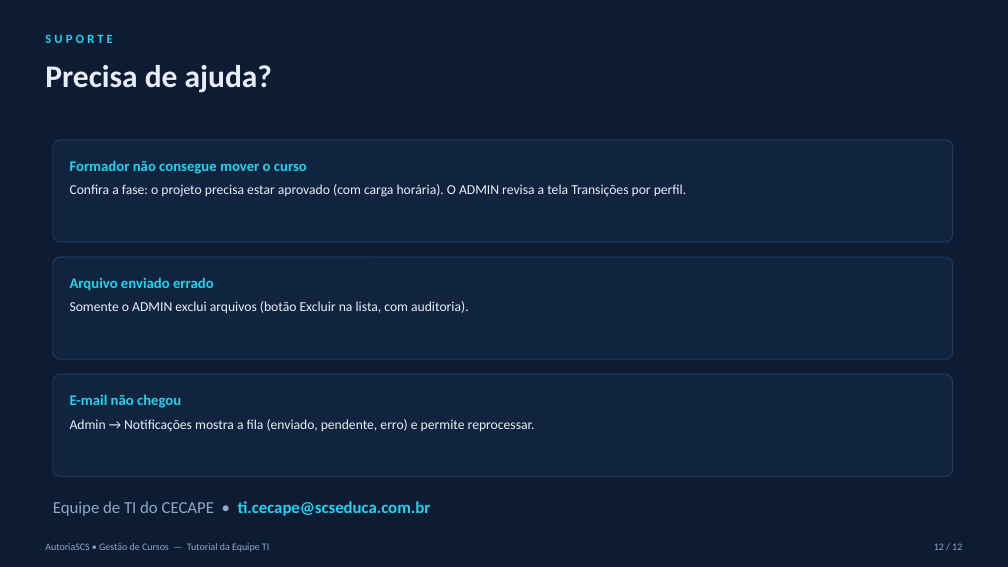
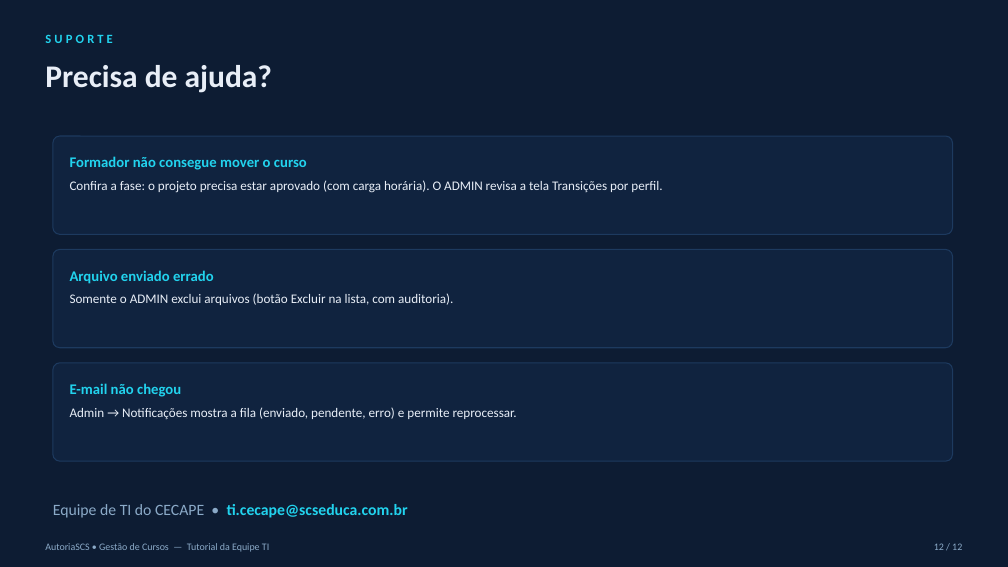
Before and after one commit to flaviospina/AutoriaSCS-Scrum-cursos, a slide deck: slide 12 of docs/tutoriais/Tutorial-TI.pptx. Drawn at 1008x567 pixels with LibreOffice and Linux fonts; fonts in the diff are those of the drawing. Boxes give left, top, right and bottom in pixels: in the first picture for what was removed or moved away, otherwise in the second. Text is boxed around its words. In the diff, an @@ line names an element or a change of style, - is before the commit and + after.

```diff
--- a/docs/tutoriais/Tutorial-TI.pptx
+++ b/docs/tutoriais/Tutorial-TI.pptx
@@ rounded rectangle: place and size @@
-rounded rectangle at <box>53,140,953,242</box>
+rounded rectangle at <box>53,136,953,234</box>
@@ text "Formador não consegue mover o ...": place and size @@
-text "Formador não consegue mover o ..." at <box>70,160,307,174</box>
+text "Formador não consegue mover o ..." at <box>70,156,307,170</box>
@@ rounded rectangle: place and size @@
-rounded rectangle at <box>53,257,953,359</box>
+rounded rectangle at <box>53,250,953,348</box>
@@ text "Arquivo enviado errado": place and size @@
-text "Arquivo enviado errado" at <box>70,277,214,291</box>
+text "Arquivo enviado errado" at <box>70,270,214,284</box>
@@ text "Somente o ADMIN exclui arquivos ...": place and size @@
-text "Somente o ADMIN exclui arquivos ..." at <box>70,301,469,314</box>
+text "Somente o ADMIN exclui arquivos ..." at <box>70,293,453,305</box>
@@ proportions changed in 3 elements at <box>53,136,953,234</box>, <box>53,250,953,348</box>, <box>53,363,953,461</box> @@
@@ rounded rectangle: place and size @@
-rounded rectangle at <box>53,374,953,476</box>
+rounded rectangle at <box>53,363,953,461</box>
@@ text "E-mail não chegou": place and size @@
-text "E-mail não chegou" at <box>70,394,181,408</box>
+text "E-mail não chegou" at <box>70,383,181,397</box>
@@ size 13 to 12.5 pt in 3 elements at <box>70,180,662,193</box>, <box>70,293,453,305</box>, <box>70,407,517,419</box> @@
@@ text "Admin → Notificações mostra a ...": place and size @@
-text "Admin → Notificações mostra a ..." at <box>70,419,535,432</box>
+text "Admin → Notificações mostra a ..." at <box>70,407,517,419</box>
@@ text "Equipe de TI do CECAPE ..." at <box>53,504,408,518</box>: size 16 to 15 pt @@
```
Also in this commit, not shown: 1 other slide changed, 9 other files.
